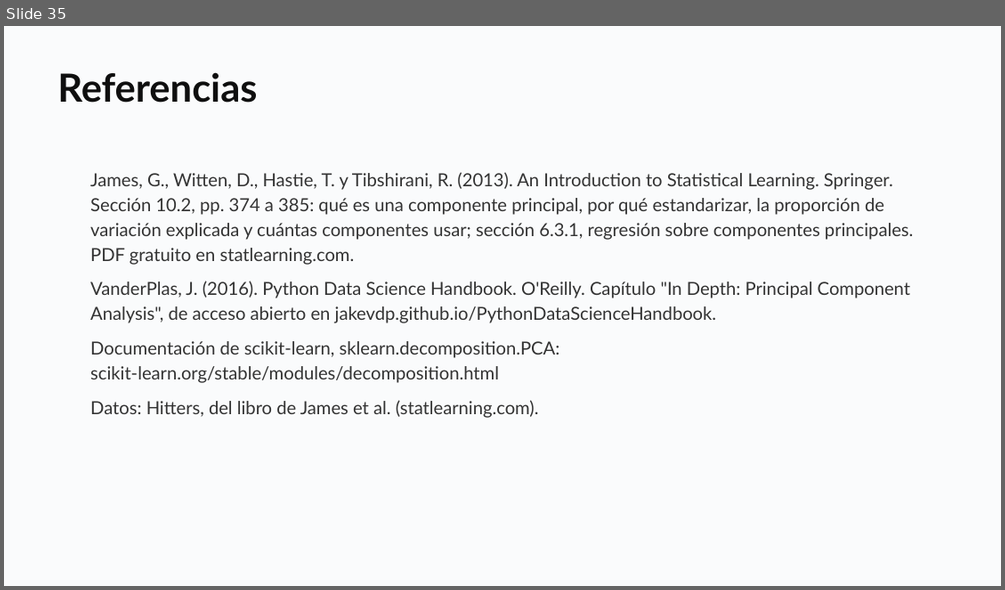
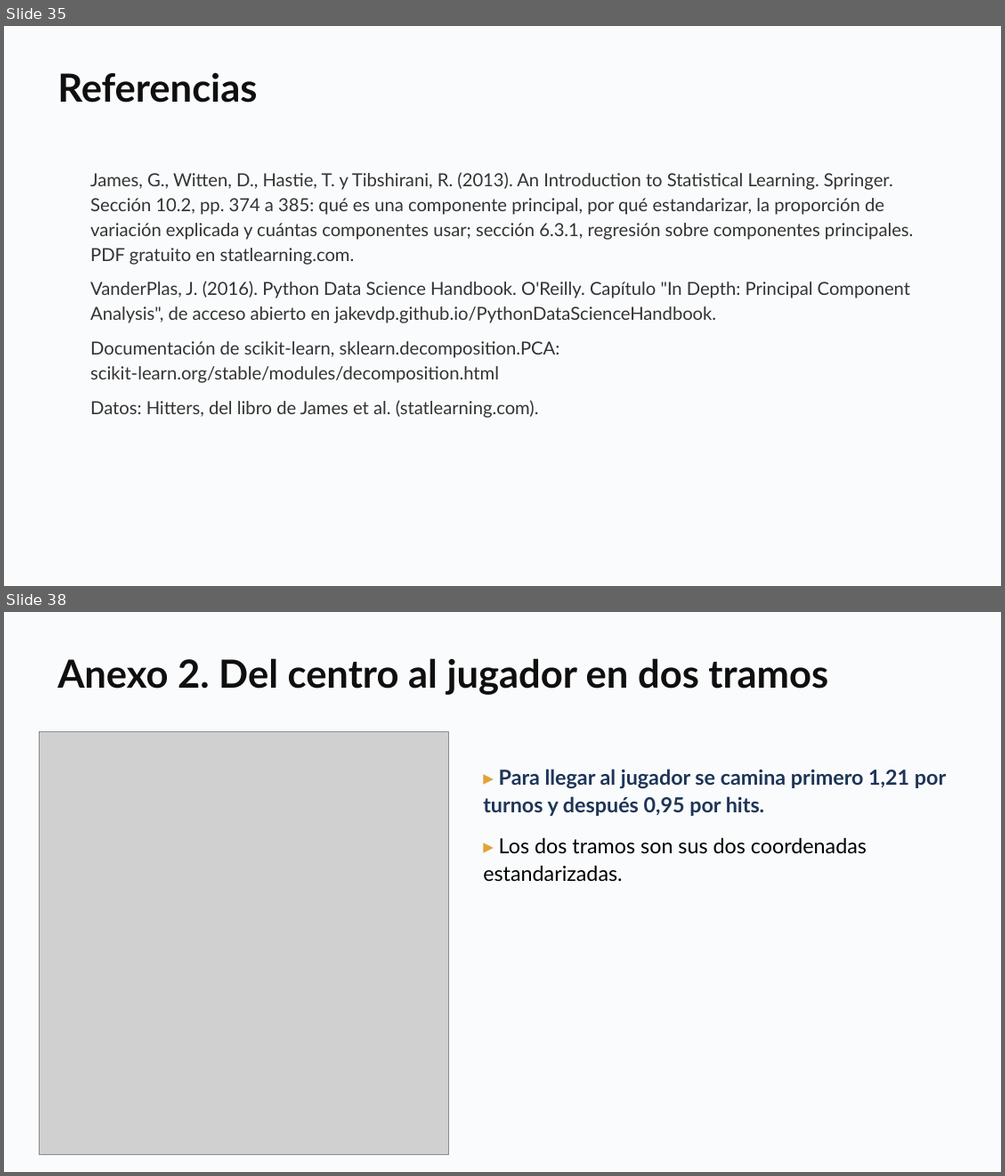
Before and after one commit to daniopitz/diplomado-cdd, a slide deck: presentaciones/clase08_componentes_principales.pptx. Shown one above the other, each under a label of ours: slide 35 before the commit, slides 35 and 38 after it; the slides between them are not shown. The pictures are 1005x590 and 1005x1176 pixels, drawn with LibreOffice and Linux fonts; fonts in the diff are those of the drawing; grey boxes stand for pictures. Boxes give left, top, right and bottom in pixels: in the first picture for what was removed or moved away, otherwise in the second. Text is boxed around its words. In the diff, an @@ line names an element or a change of style, - is before the commit and + after.

```diff
--- a/presentaciones/clase08_componentes_principales.pptx
+++ b/presentaciones/clase08_componentes_principales.pptx
@@ slide 38 added at [4, 612, 1001, 1172], background #FFFFFF @@
@@ rectangle added at [4, 612, 1001, 1172], fill #FAFBFC @@
@@ text added at [57, 658, 828, 695], 28 pt, text #0F0F0F, bold @@
+Anexo 2. Del centro al jugador en dos tramos
@@ picture added at [39, 731, 449, 1155] @@
@@ text added at [483, 769, 946, 882], 15 pt, text #1D3557, bold @@
+▸ Para llegar al jugador se camina primero 1,21 por turnos y después 0,95 por hits.
+▸ Los dos tramos son sus dos coordenadas estandarizadas.
```
Also in this commit, not shown: 5 other slides added, 1 other file.
